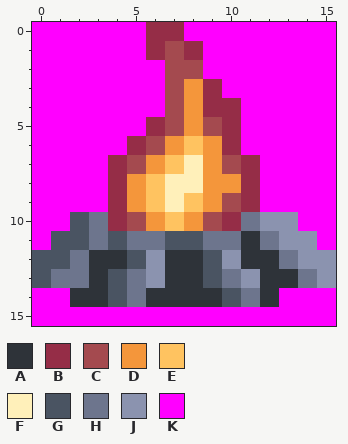
Pixel-art sprite -- image/screen/Camp.png. Above is the file before it was changed.
The file is 16x16 pixels.
Palette (. is transparent): A #2e3339  B #952d47  C #a44a4f  D #f4963b  E #ffc360  F #fff0ba  G #4a5462  H #6d758d  J #8b93af  K #ff00ff
New version:
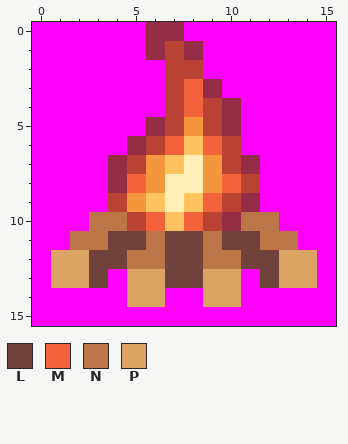
Colours new in this view: L #71413b  M #f4623b  N #bb7547  P #dba463
Changes in this commit:
colour C: #a44a4f -> #ba4234
y 3: x 8 D -> M
y 4: x 8..9 DB -> MC
y 6: x 7 D -> M; x 9..10 DB -> MC
y 8: x 5..6 DE -> MD; x 10..11 DB -> MC
y 9: x 4 B -> C; x 9 D -> M
y 10: x 2..4 GHB -> KNN; x 6 D -> M; x 8 D -> M; x 11..13 HJJ -> NNK
y 11: x 1..14 GGHGHHGGHHAHJJ -> KNNLLNLLNLLNNK
y 12: x 0..15 GGHAAGJAAGJAAHJJ -> KPPLLNNLLNNLLPPK
y 13: x 0..15 GHHAGHJAAGHJAAHJ -> KPPLKPPLLPPKLPPK
y 14: x 2..12 AAGHAAAAGHA -> KKKPPKKPPKK
